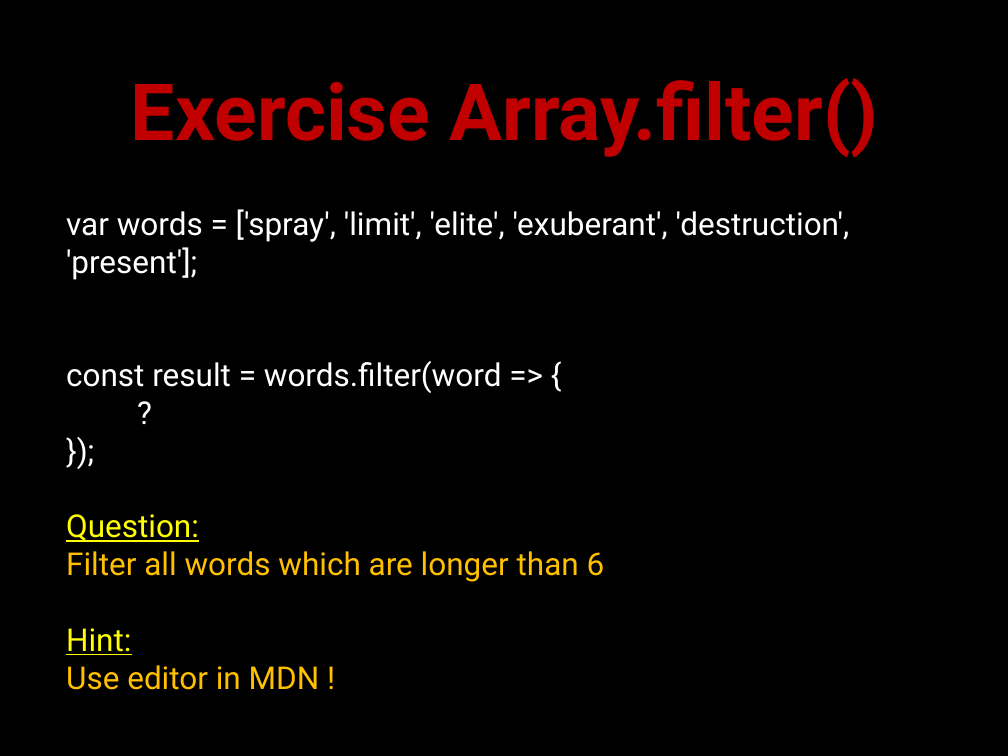
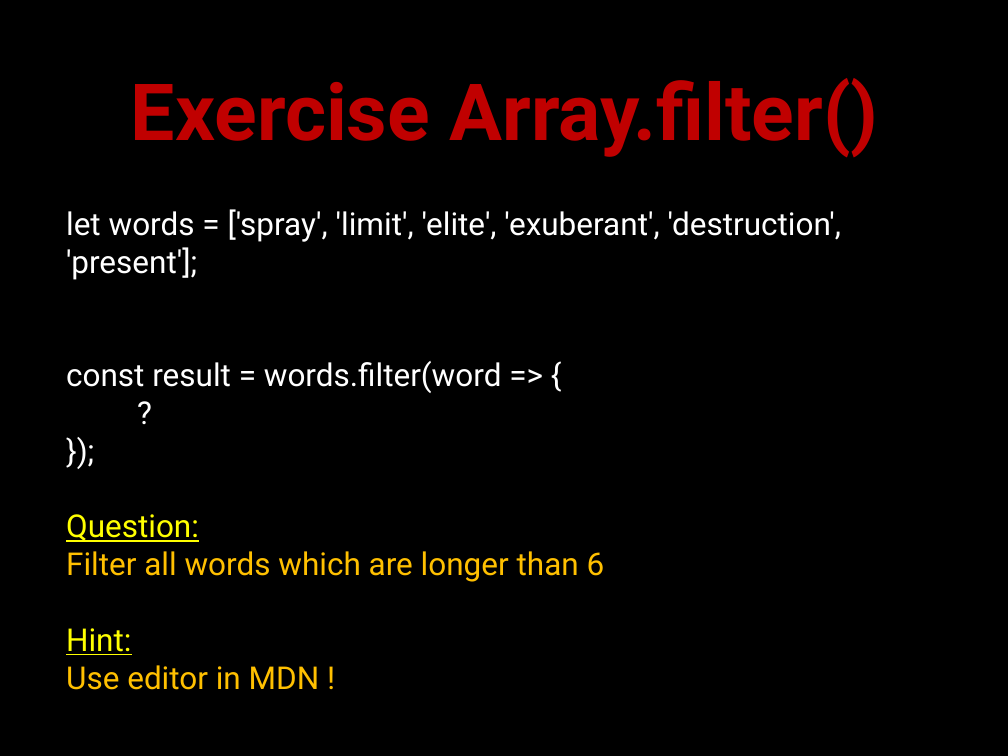
Before and after one commit to petereijgermans11/frontend-cursus, a slide deck: slide 28 of frontend-cursus/ 5 - Functional programmming.pptx. Drawn at 1008x756 pixels with LibreOffice and Linux fonts; fonts in the diff are those of the drawing. Boxes give left, top, right and bottom in pixels: in the first picture for what was removed or moved away, otherwise in the second. Text is boxed around its words. In the diff, an @@ line names an element or a change of style, - is before the commit and + after.

```diff
--- a/frontend-cursus/ 5 - Functional programmming.pptx
+++ b/frontend-cursus/ 5 - Functional programmming.pptx
@@ text at (66, 209, 841, 280): text changed @@
-var words = ['spray', 'limit', 'elite', 'exuberant', 'destruction', 'present'];
+let words = ['spray', 'limit', 'elite', 'exuberant', 'destruction', 'present'];
```
Also in this commit, not shown: 11 other slides changed, 1 other file.
